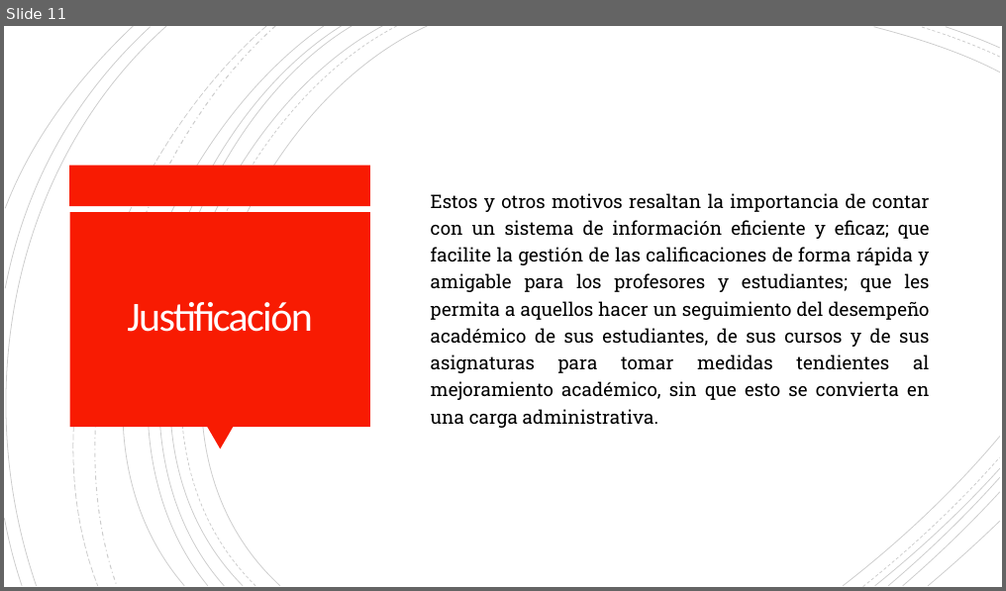
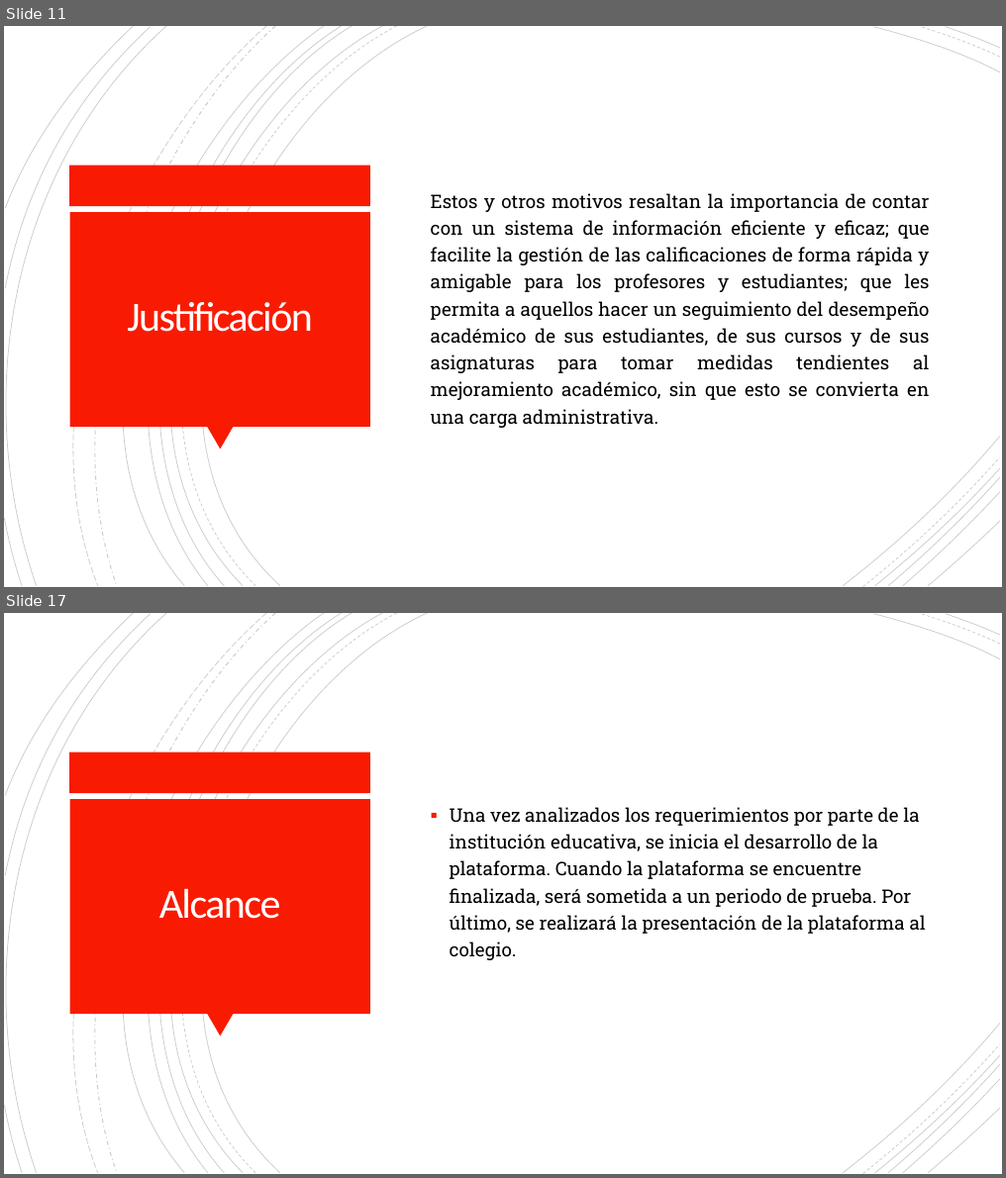
Before and after one commit to Dillan444/PROYECTO_SENA, a slide deck: PLANTEAMIENTO_DEL_PROBLEMA.pptx. Shown one above the other, each under a label of ours: slide 11 before the commit, slides 11 and 17 after it; the slides between them are not shown. The pictures are 1006x591 and 1006x1178 pixels, drawn with LibreOffice and Linux fonts; fonts in the diff are those of the drawing. Boxes give left, top, right and bottom in pixels: in the first picture for what was removed or moved away, otherwise in the second. Text is boxed around its words. In the diff, an @@ line names an element or a change of style, - is before the commit and + after.

```diff
--- a/PLANTEAMIENTO_DEL_PROBLEMA.pptx
+++ b/PLANTEAMIENTO_DEL_PROBLEMA.pptx
@@ slide 17 added at (4, 613, 1002, 1174), background #FFFFFF; not listed: 24 template elements that a slide beside it also shows @@
@@ text added at (450, 807, 926, 960), 18 pt, text #000000 @@
+▪ Una vez analizados los requerimientos por parte de la institución educativa, se inicia el desarrollo de la plataforma. Cuando la plataforma se encuentre finalizada, será sometida a un periodo de prueba. Por último, se realizará la presentación de la plataforma al colegio.
@@ title added at (159, 889, 281, 919), 40 pt, text #FFFEFF @@
+Alcance
```
Also in this commit, not shown: 9 other slides added.
